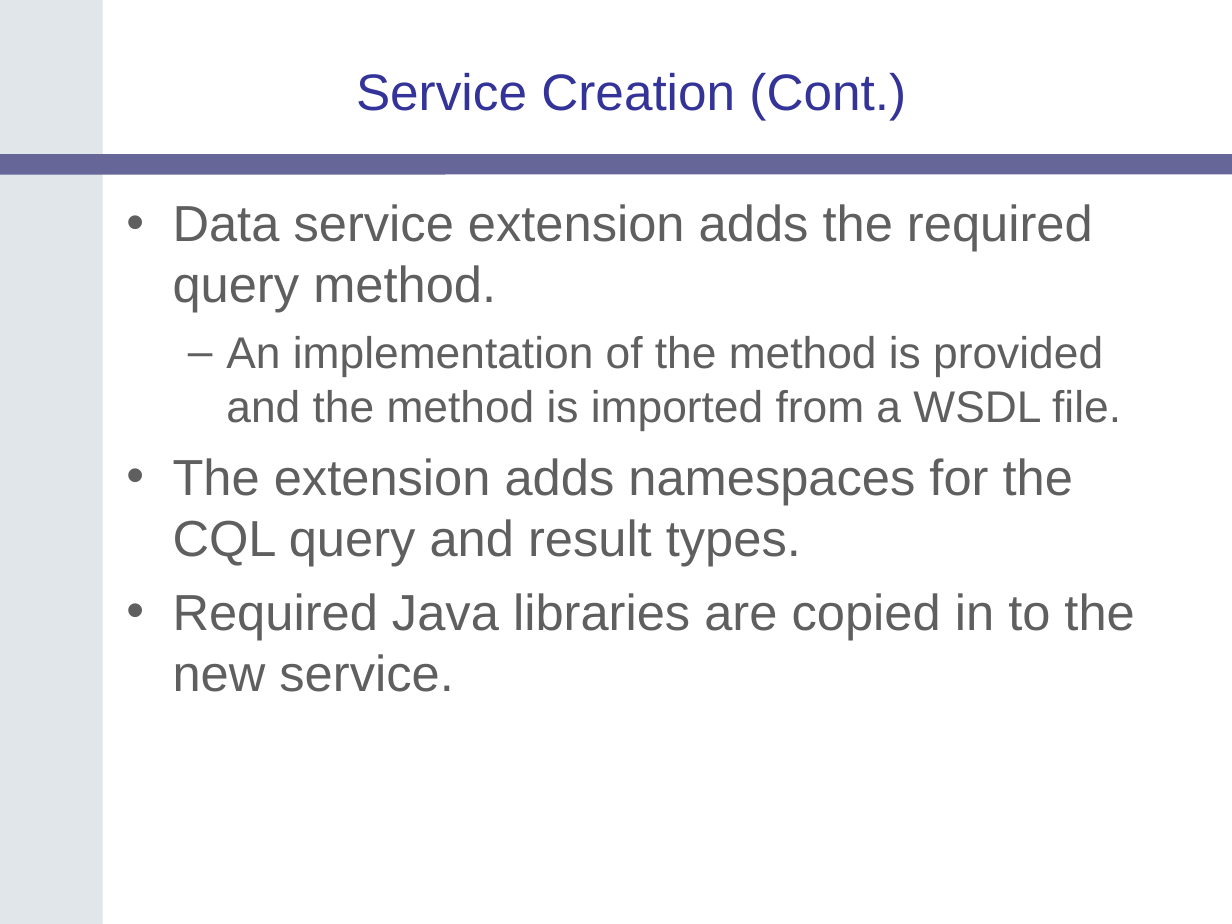
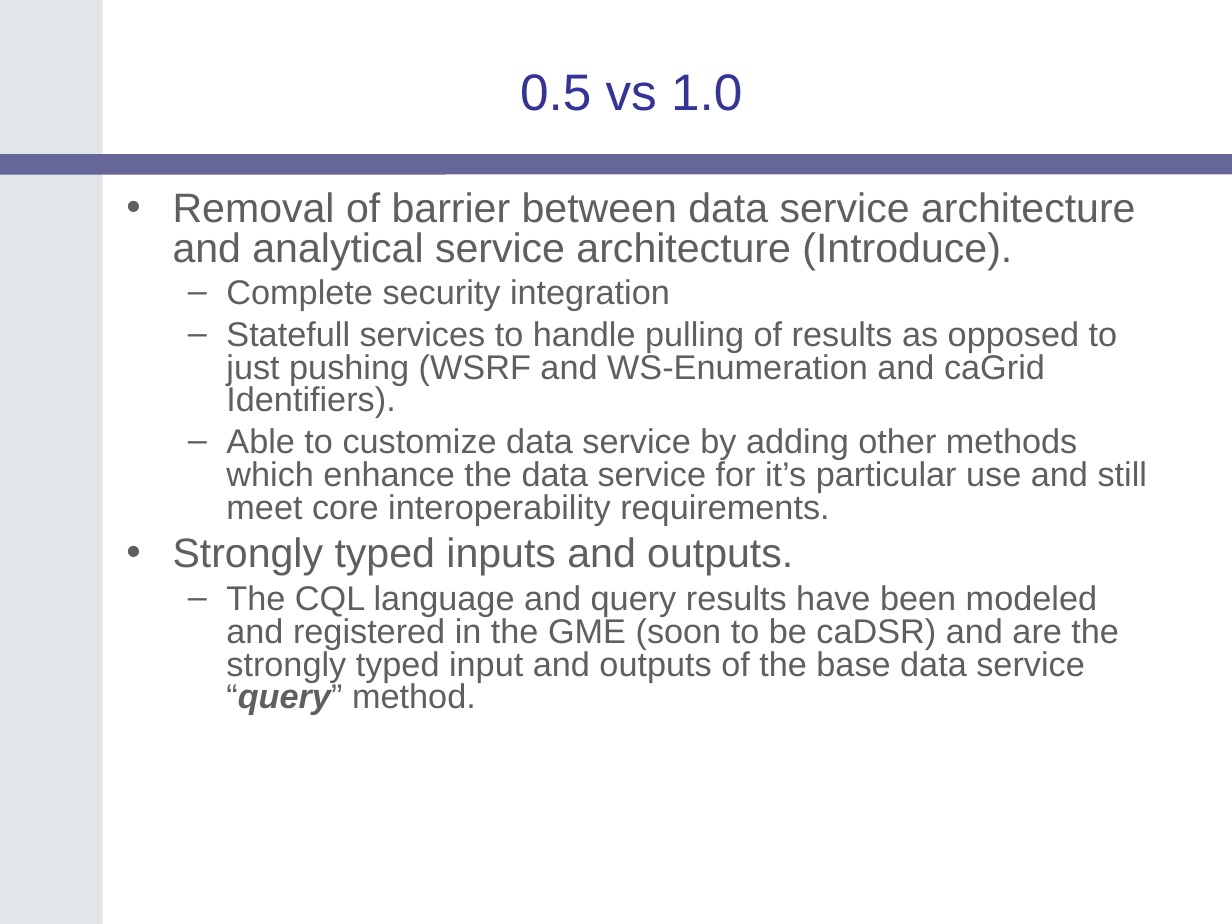
Before and after one commit to NCIP/cagrid-docs, a slide deck: slide 3 of presentations/200607_VCDE_ARCH/caGrid-1.0_Beta_Data-Services.ppt (slide 26 before the commit). Drawn at 1232x924 pixels with LibreOffice and Linux fonts; fonts in the diff are those of the drawing; background and template pictures are left out. Boxes give left, top, right and bottom in pixels: in the first picture for what was removed or moved away, otherwise in the second. Text is boxed around its words. In the diff, an @@ line names an element or a change of style, - is before the commit and + after.

```diff
--- a/presentations/200607_VCDE_ARCH/caGrid-1.0_Beta_Data-Services.ppt
+++ b/presentations/200607_VCDE_ARCH/caGrid-1.0_Beta_Data-Services.ppt
@@ title at [520,74,742,111]: text changed @@
-Service Creation (Cont.)
+0.5 vs 1.0
@@ text at [173,192,1147,715]: text changed; size 29.6 to 20 pt @@
-• Data service extension adds the required query method.
-  – An implementation of the method is provided and the method is imported from a WSDL file.
-• The extension adds namespaces for the CQL query and result types.
-• Required Java libraries are copied in to the new service.
+• Removal of barrier between data service architecture and analytical service architecture (Introduce).
+  – Complete security integration
+  – Statefull services to handle pulling of results as opposed to just pushing (WSRF and WS-Enumeration and caGrid Identifiers).
+  – Able to customize data service by adding other methods which enhance the data service for it’s particular use and still meet core interoperability requirements.
+• Strongly typed inputs and outputs.
+  – The CQL language and query results have been modeled and registered in the GME (soon to be caDSR) and are the strongly typed input and outputs of the base data service “query” method.
```
Also in this commit, not shown: 3 other slides changed, 1 slide added, 8 slides removed.
